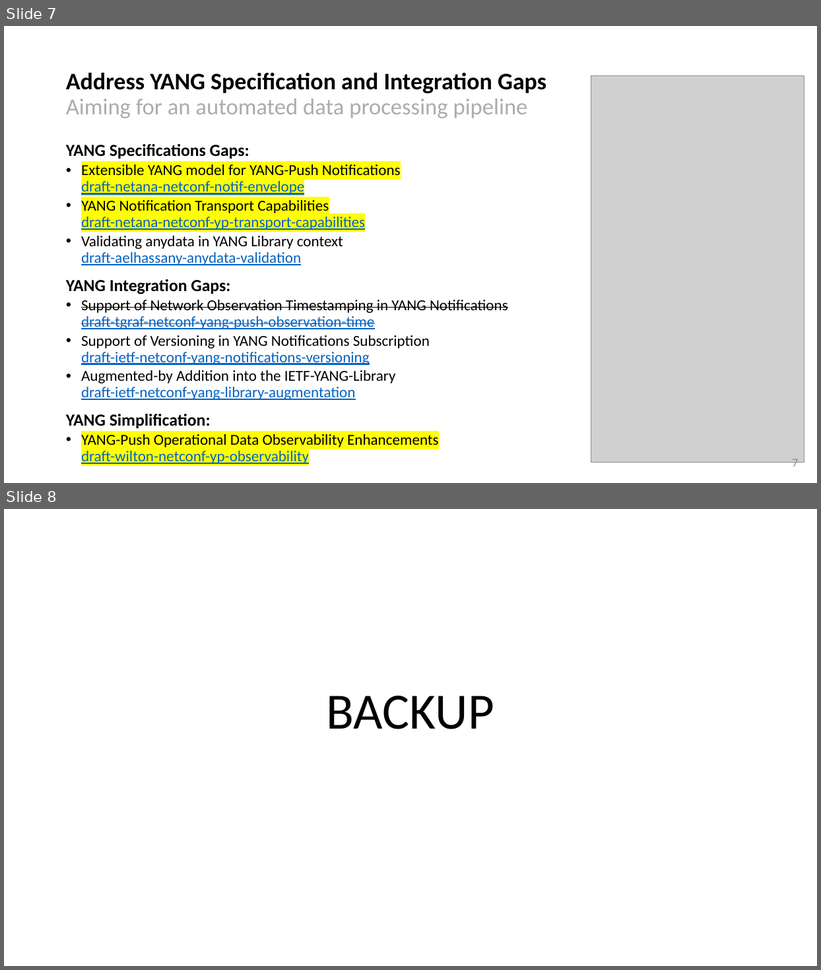
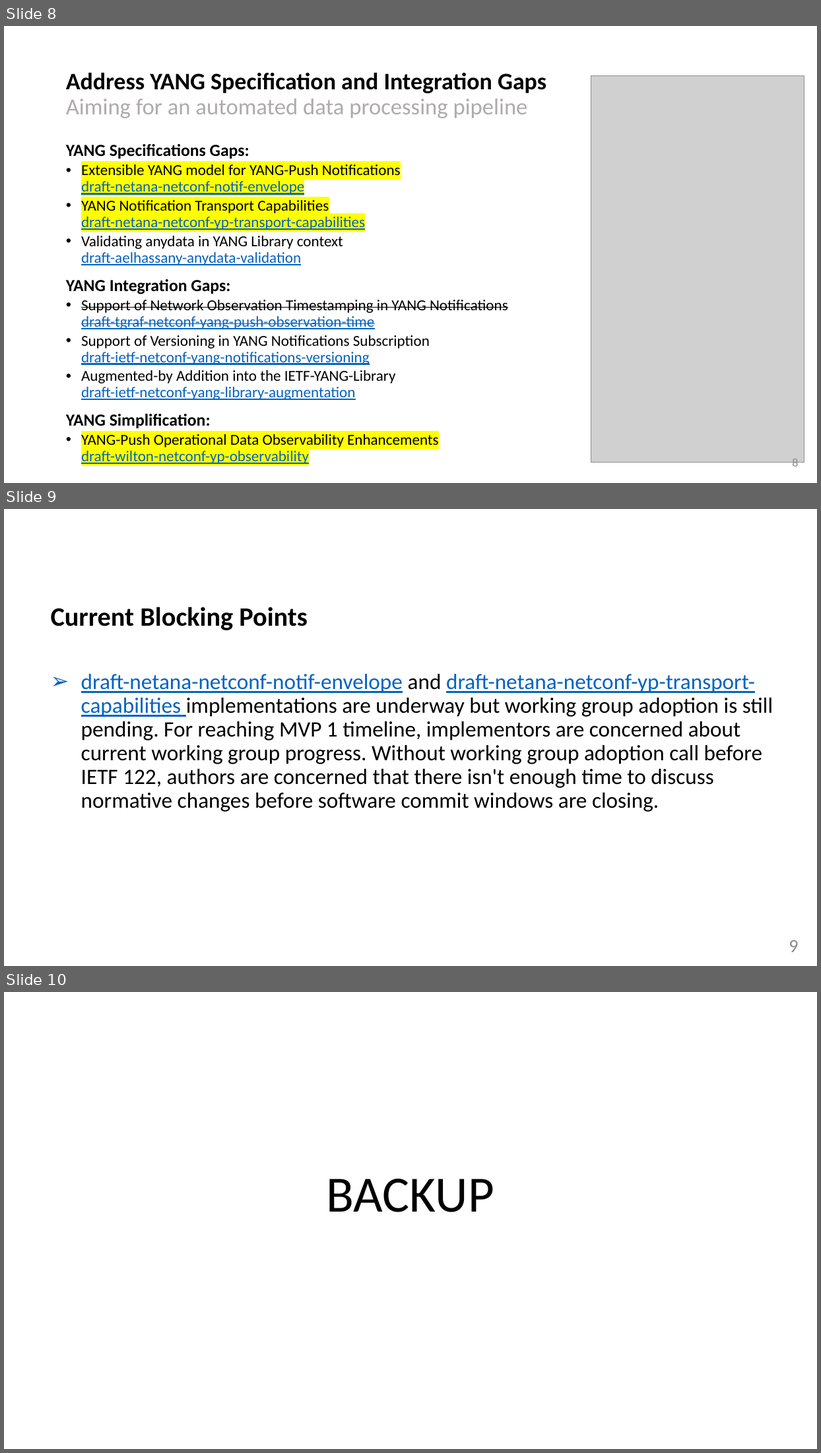
Before and after one commit to network-analytics/ietf-network-analytics-document-status, a slide deck: 122/NETCONF/netconf-nmop-interim-draft-ietf-nmop-yang-message-broker-integration-06.pptx. Shown one above the other, each under a label of ours: slides 7 and 8 before the commit, slides 8, 9 and 10 after it. The pictures are 821x970 and 821x1453 pixels, drawn with LibreOffice and Linux fonts; fonts in the diff are those of the drawing; grey boxes stand for pictures. Boxes give left, top, right and bottom in pixels: in the first picture for what was removed or moved away, otherwise in the second. Text is boxed around its words. In the diff, an @@ line names an element or a change of style, - is before the commit and + after.

```diff
--- a/122/NETCONF/netconf-nmop-interim-draft-ietf-nmop-yang-message-broker-integration-06.pptx
+++ b/122/NETCONF/netconf-nmop-interim-draft-ietf-nmop-yang-message-broker-integration-06.pptx
@@ slide 9 added at (x1=4, y1=509, x2=817, y2=966), background #FFFFFF @@
@@ text added at (x1=51, y1=607, x2=773, y2=812), 25.9 pt, text #000000 @@
+Current Blocking Points
+➢ draft-netana-netconf-notif-envelope and draft-netana-netconf-yp-transport-capabilities implementations are underway but working group adoption is still pending. For reaching MVP 1 timeline, implementors are concerned about current working group progress. Without working group adoption call before IETF 122, authors are concerned that there isn't enough time to discuss normative changes before software commit windows are closing.
@@ page number added at (x1=789, y1=941, x2=798, y2=953), 22 pt, text #8C8C8C @@
+9
@@ what was slide 7 is now slide 8 @@
@@ page number at (x1=792, y1=459, x2=798, y2=470): text changed @@
-7
+8
@@ what was slide 8 is now slide 10 @@
```
Also in this commit, not shown: 1 slide changed, 1 other slide added, 1 other file.
